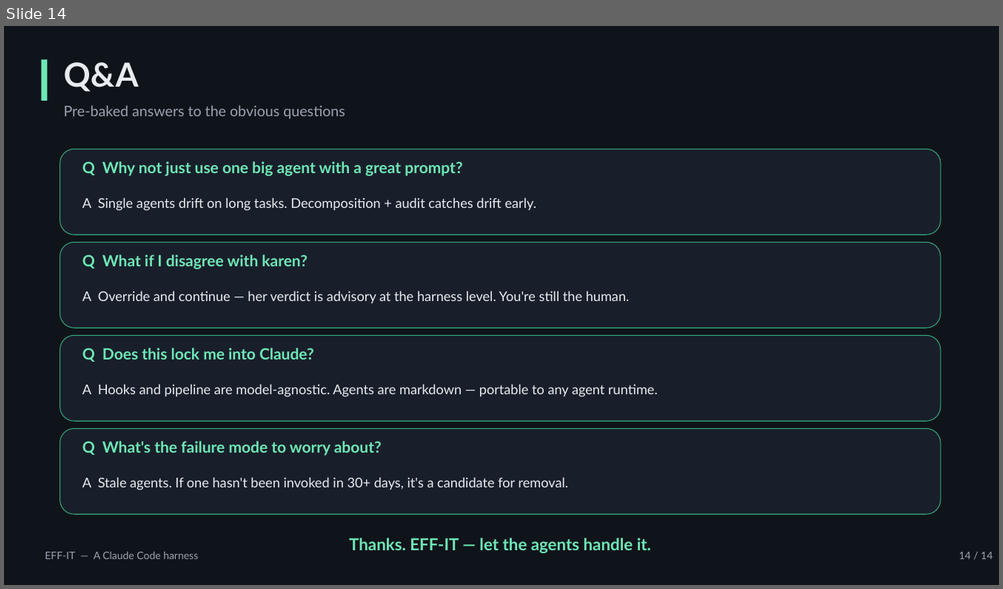
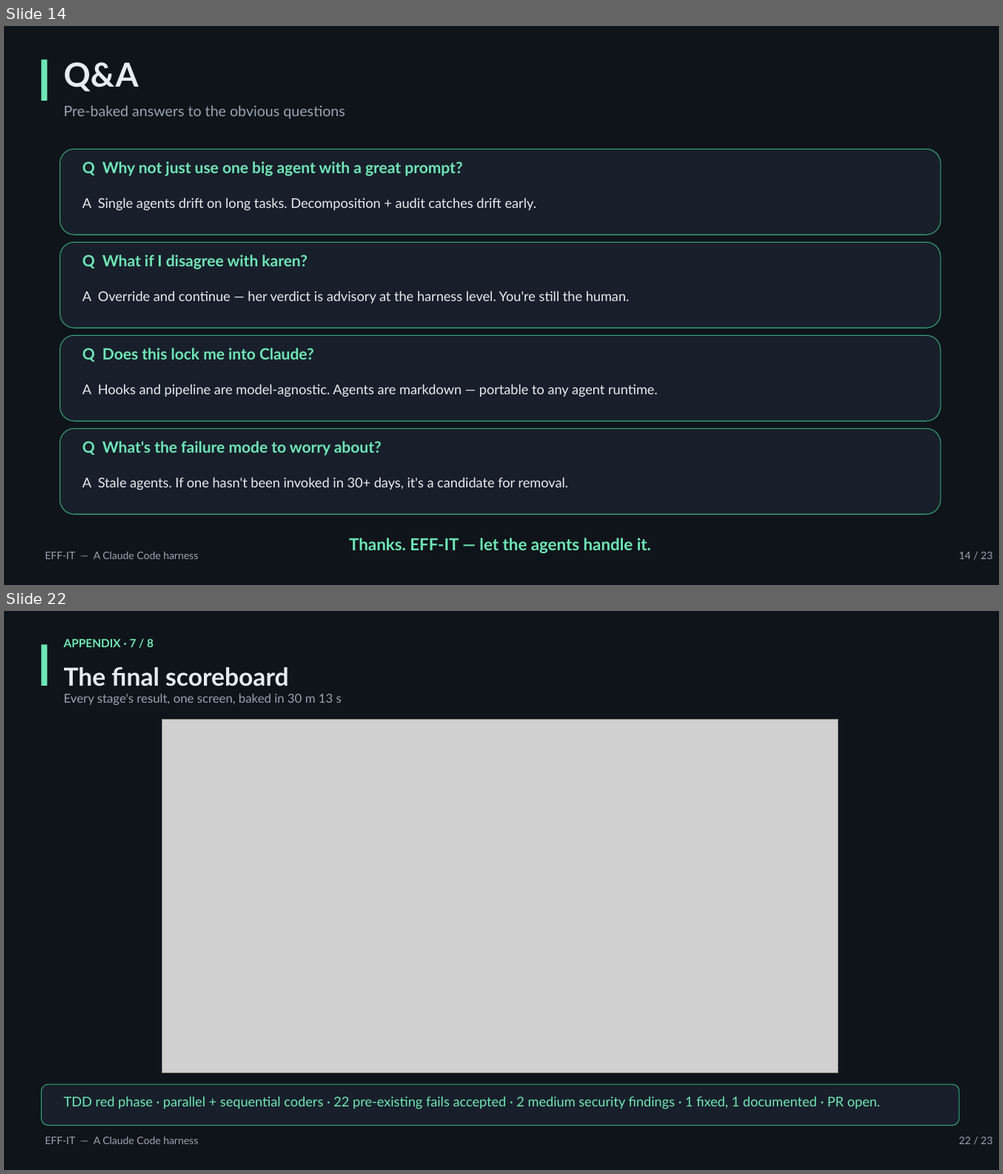
Before and after one commit to THISBROJJ/EFF-IT, a slide deck: docs/EFF-IT.pptx. Shown one above the other, each under a label of ours: slide 14 before the commit, slides 14 and 22 after it; the slides between them are not shown. The pictures are 1003x589 and 1003x1174 pixels, drawn with LibreOffice and Linux fonts; fonts in the diff are those of the drawing; grey boxes stand for pictures. Boxes give left, top, right and bottom in pixels: in the first picture for what was removed or moved away, otherwise in the second. Text is boxed around its words. In the diff, an @@ line names an element or a change of style, - is before the commit and + after.

Commit message:
docs: add case-study appendix to presentation deck
Nine new slides (one divider + eight case-study slides) walking the
30m 13s /run that built webhooksig — invocation, interrogation, spec,
security concerns, architecture, parallel coders + advisor, karen
triage, final scoreboard, and the JSONL audit trail.

build_deck.py gains prep_image() and find_screenshot() helpers that
downscale source PNGs from pptx_refs/ into docs/assets/case-study/ as
quality-85 JPEGs. Source filenames contain U+202F (narrow no-break
space) before AM, so lookup uses glob rather than literal path.

add_picture_fit() preserves aspect ratio and centers each shot inside
its bounding box. Final deck weighs ~1.4 MB.

```diff
--- a/docs/EFF-IT.pptx
+++ b/docs/EFF-IT.pptx
@@ slide 22 added at box(4, 611, 999, 1170), background #FFFFFF @@
@@ rectangle added at box(4, 611, 999, 1170), fill #0F141A @@
@@ rectangle added at box(41, 644, 47, 686), fill #6EE7B7 @@
@@ text added at box(64, 639, 153, 647), 11 pt, text #6EE7B7, bold @@
+APPENDIX · 7 / 8
@@ text added at box(64, 667, 289, 686), 24 pt, text #E8ECF1, bold @@
+The final scoreboard
@@ text added at box(64, 693, 341, 705), 12 pt, text #9AA3AF @@
+Every stage's result, one screen, baked in 30 m 13 s
@@ picture added at box(162, 719, 838, 1073) @@
@@ rounded rectangle added at box(41, 1085, 959, 1126), fill #181F2A, outline #34A87E 0.75 pt @@
@@ text added at box(64, 1096, 880, 1110), 13 pt, text #6EE7B7 @@
+TDD red phase · parallel + sequential coders · 22 pre-existing fails accepted · 2 medium security findings · 1 fixed, 1 documented · PR open.
@@ text added at box(45, 1136, 198, 1145), 10 pt, text #9AA3AF @@
+EFF-IT — A Claude Code harness
@@ text added at box(959, 1137, 992, 1145), 10 pt, text #9AA3AF @@
+22 / 23
@@ slide 14 changed as well @@
@@ text at box(959, 552, 992, 560): text changed @@
-14 / 14
+14 / 23
```
Also in this commit, not shown: 12 other slides changed, 8 other slides added, 14 other files.
